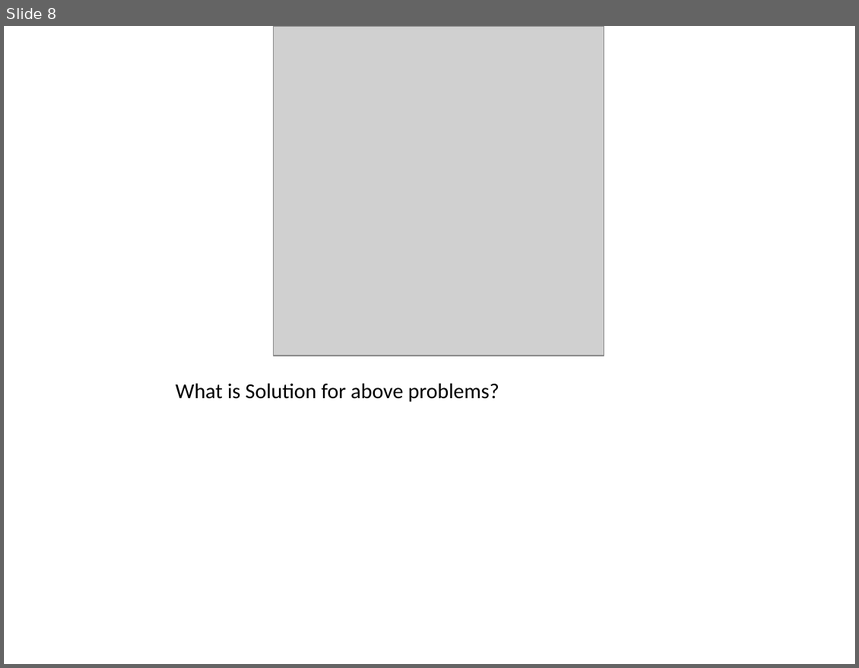
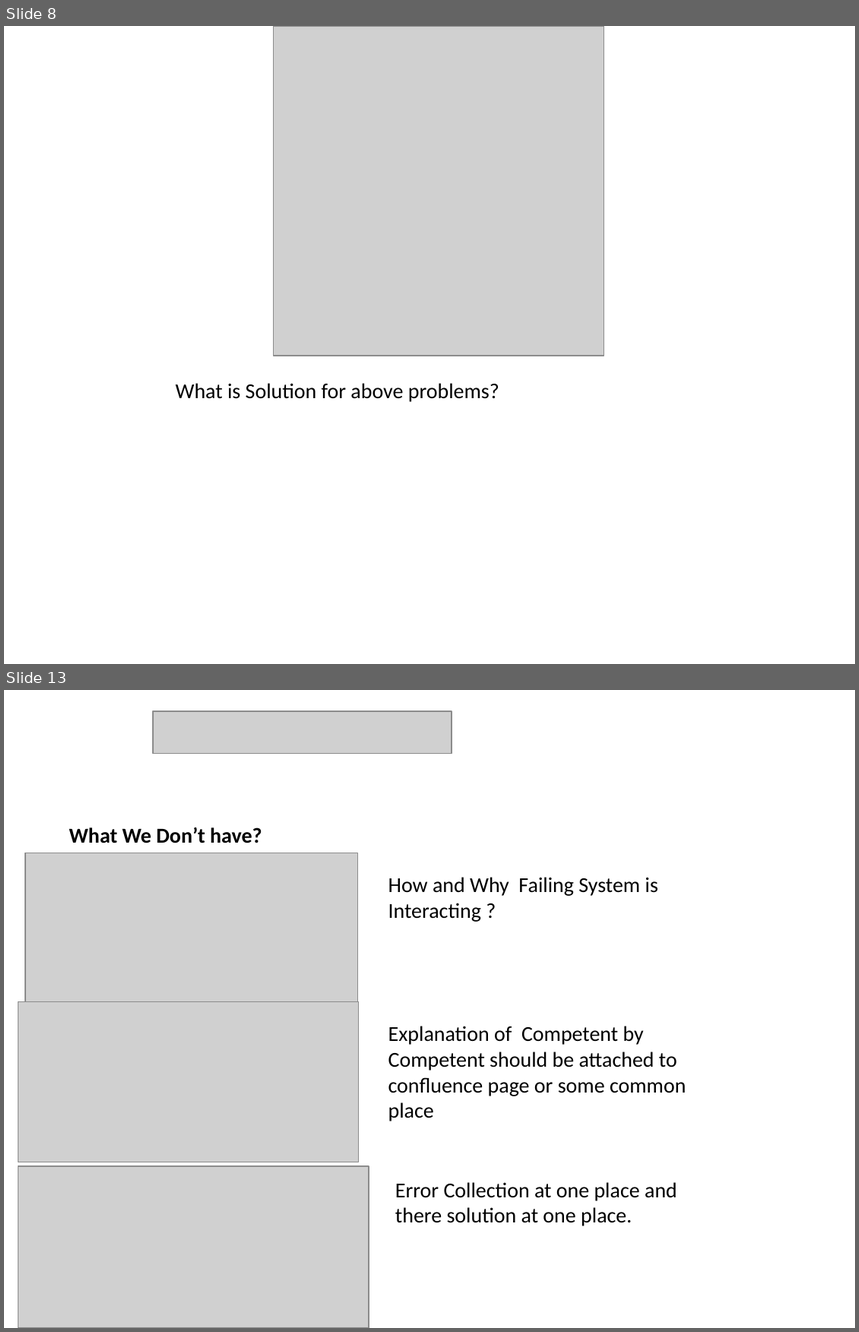
Before and after one commit to AvinashTiwari/Artifical-intelligence, a slide deck: devops/devops.pptx. Shown one above the other, each under a label of ours: slide 8 before the commit, slides 8 and 13 after it; the slides between them are not shown. The pictures are 859x668 and 859x1332 pixels, drawn with LibreOffice and Linux fonts; fonts in the diff are those of the drawing; grey boxes stand for pictures. Boxes give left, top, right and bottom in pixels: in the first picture for what was removed or moved away, otherwise in the second. Text is boxed around its words. In the diff, an @@ line names an element or a change of style, - is before the commit and + after.

```diff
--- a/devops/devops.pptx
+++ b/devops/devops.pptx
@@ slide 13 added at (4,690,855,1328), background #FFFFFF @@
@@ picture added at (153,711,452,754) @@
@@ text added at (69,827,262,844), 18 pt, text #000000, bold @@
+What We Don’t have?
@@ picture added at (25,853,358,1008) @@
@@ text added at (389,877,658,922), 18 pt, text #000000 @@
+How and Why Failing System is Interacting ?
@@ picture added at (18,1002,359,1163) @@
@@ text added at (389,1026,686,1122), 18 pt, text #000000 @@
+Explanation of Competent by Competent should be attached to confluence page or some common place
@@ picture added at (18,1167,369,1328) @@
@@ text added at (395,1182,677,1227), 18 pt, text #000000 @@
+Error Collection at one place and there solution at one place.
```
Also in this commit, not shown: 9 other slides added.
